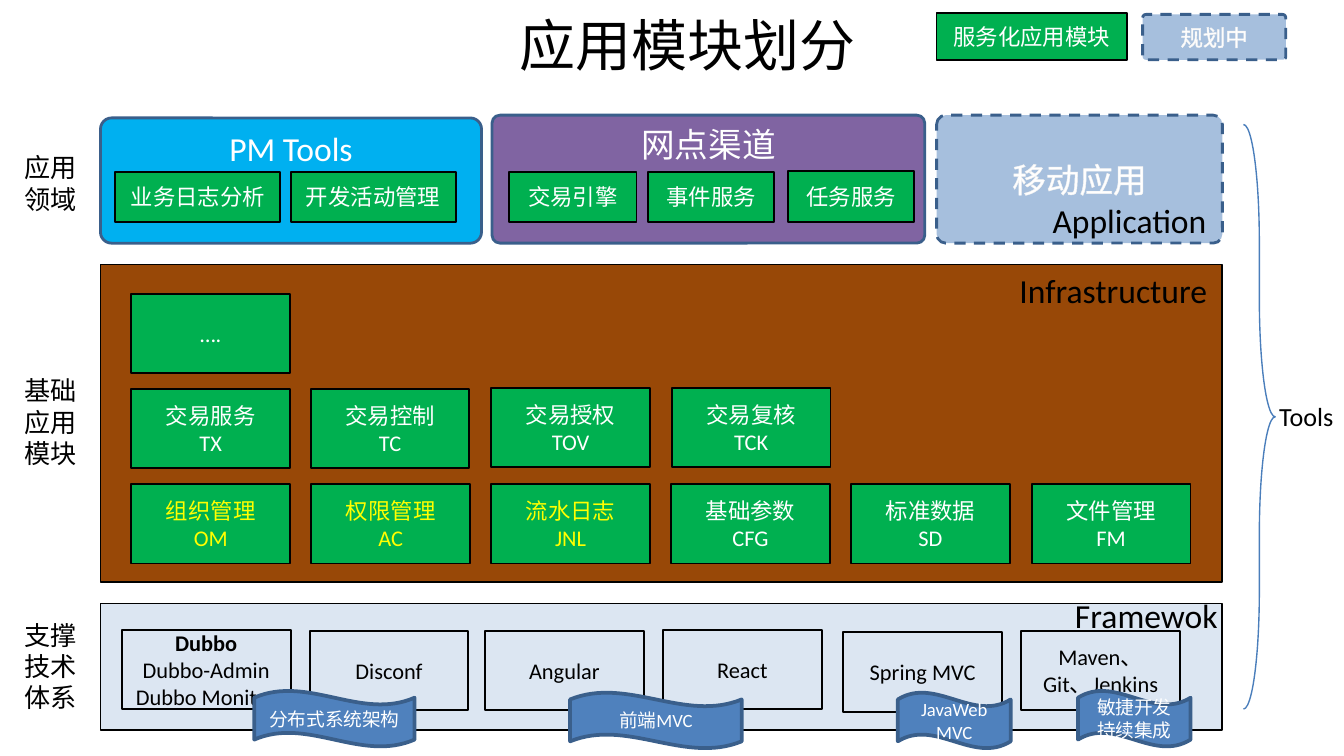
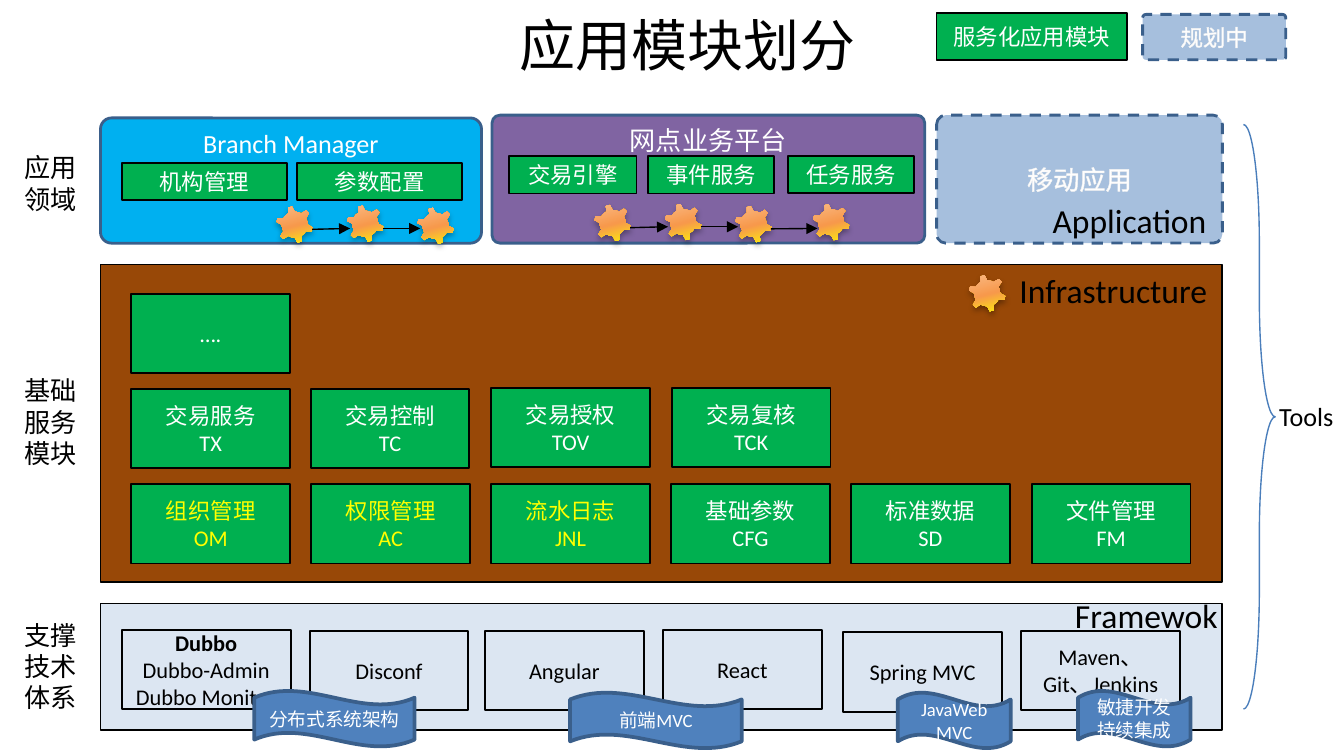
Before and after one commit to shiyunlai/tistools, a slide deck: slide 4 of TIStools.pptx. Drawn at 1344x756 pixels with LibreOffice and Linux fonts; fonts in the diff are those of the drawing. Boxes give left, top, right and bottom in pixels: in the first picture for what was removed or moved away, otherwise in the second. Text is boxed around its words. In the diff, an @@ line names an element or a change of style, - is before the commit and + after.

Commit message:
记录“开发协作”

```diff
--- a/TIStools.pptx
+++ b/TIStools.pptx
@@ rounded rectangle "移动应用" at (937,116,1223,243): size 18 to 14 pt @@
@@ text in rounded rectangle at (203,135,378,158): text changed; size 18 to 14 pt @@
-PM Tools
+Branch Manager
@@ text in rounded rectangle at (630,128,787,157): text changed; size 18 to 14 pt @@
-网点渠道
+网点业务平台
@@ rectangle "机构管理": place and size @@
-rectangle "机构管理" at (116,172,281,223)
+rectangle "机构管理" at (122,163,288,199)
@@ text in rectangle at (160,171,250,192): text changed @@
-业务日志分析
+机构管理
@@ rectangle "参数配置": place and size @@
-rectangle "参数配置" at (290,172,456,223)
+rectangle "参数配置" at (297,163,462,199)
@@ text in rectangle at (335,171,425,192): text changed @@
-开发活动管理
+参数配置
@@ rectangle "交易引擎": place and size @@
-rectangle "交易引擎" at (509,172,637,223)
+rectangle "交易引擎" at (509,156,637,194)
@@ rectangle "事件服务": place and size @@
-rectangle "事件服务" at (648,172,774,223)
+rectangle "事件服务" at (648,156,774,194)
@@ rectangle "任务服务": place and size @@
-rectangle "任务服务" at (789,171,915,222)
+rectangle "任务服务" at (789,156,915,194)
@@ group added at (273,201,459,249): 3 gears, 2 arrows @@
@@ group added at (590,199,855,247): 4 gears, 3 arrows @@
@@ gear added at (965,270,1011,316), fill gradient #FFFF00 to #F7994C to #FAC090 @@
@@ text at (24,410,76,434): text changed @@
-应用
+服务
```
Also in this commit, not shown: 1 other slide changed, 1 slide added, 1 other file.
